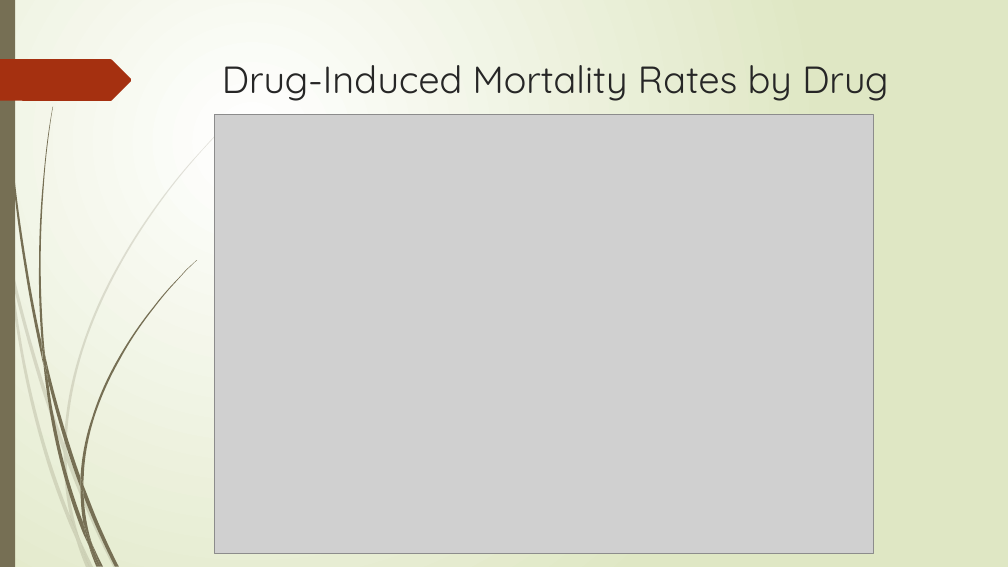
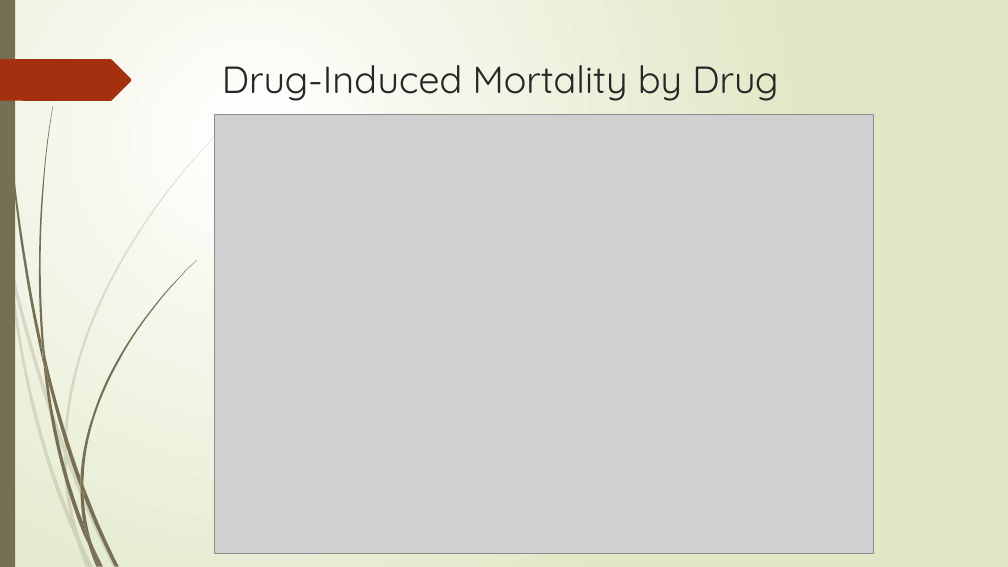
Before and after one commit to yayunl/DataViz-Project1, a slide deck: slide 7 of Drug Mortality and Socio-Economic conditions in Connecticut.pptx (slide 10 before the commit). Drawn at 1008x567 pixels with LibreOffice and Linux fonts; fonts in the diff are those of the drawing; grey boxes stand for pictures. Boxes give left, top, right and bottom in pixels: in the first picture for what was removed or moved away, otherwise in the second. Text is boxed around its words. In the diff, an @@ line names an element or a change of style, - is before the commit and + after.

```diff
--- a/Drug Mortality and Socio-Economic conditions in Connecticut.pptx
+++ b/Drug Mortality and Socio-Economic conditions in Connecticut.pptx
@@ title at bbox=[222, 65, 778, 101]: text changed @@
-Drug-Induced Mortality Rates by Drug
+Drug-Induced Mortality by Drug
```
Also in this commit, not shown: 3 other slides changed, 4 slides added, 3 slides removed, 2 other files.
